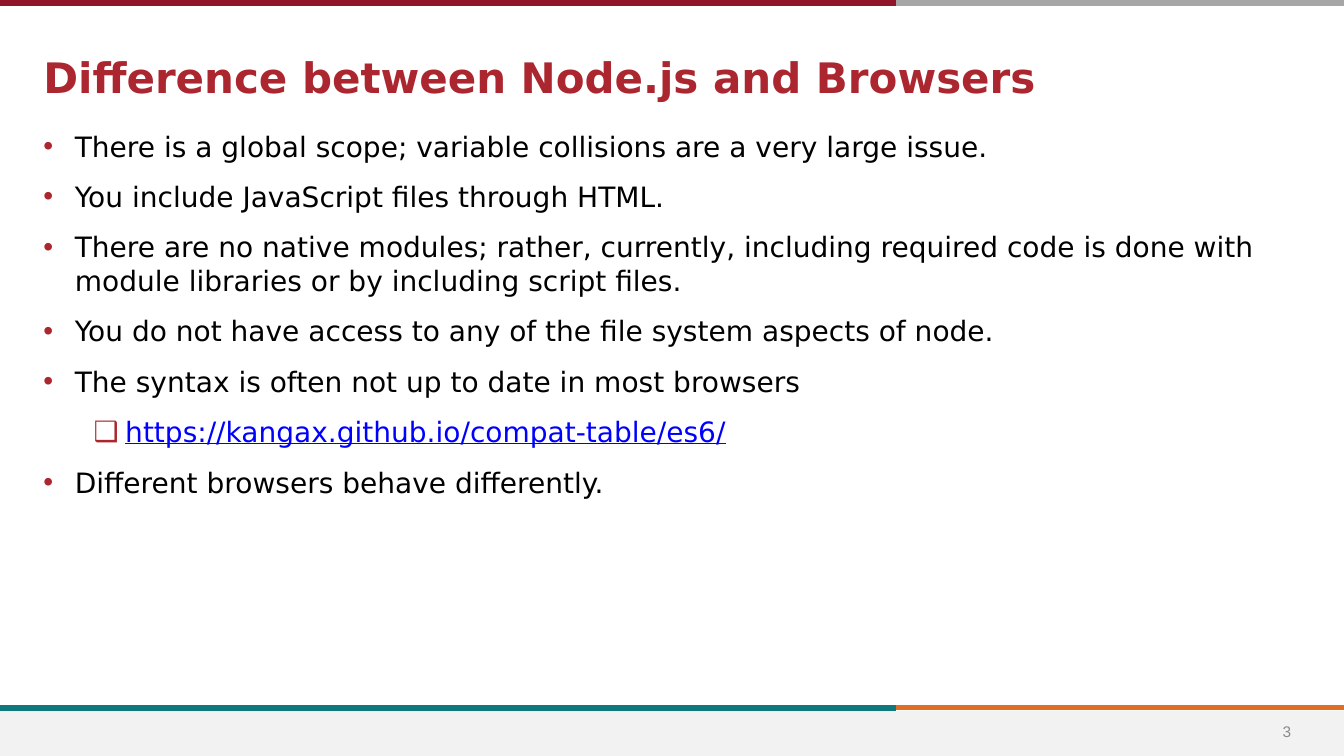
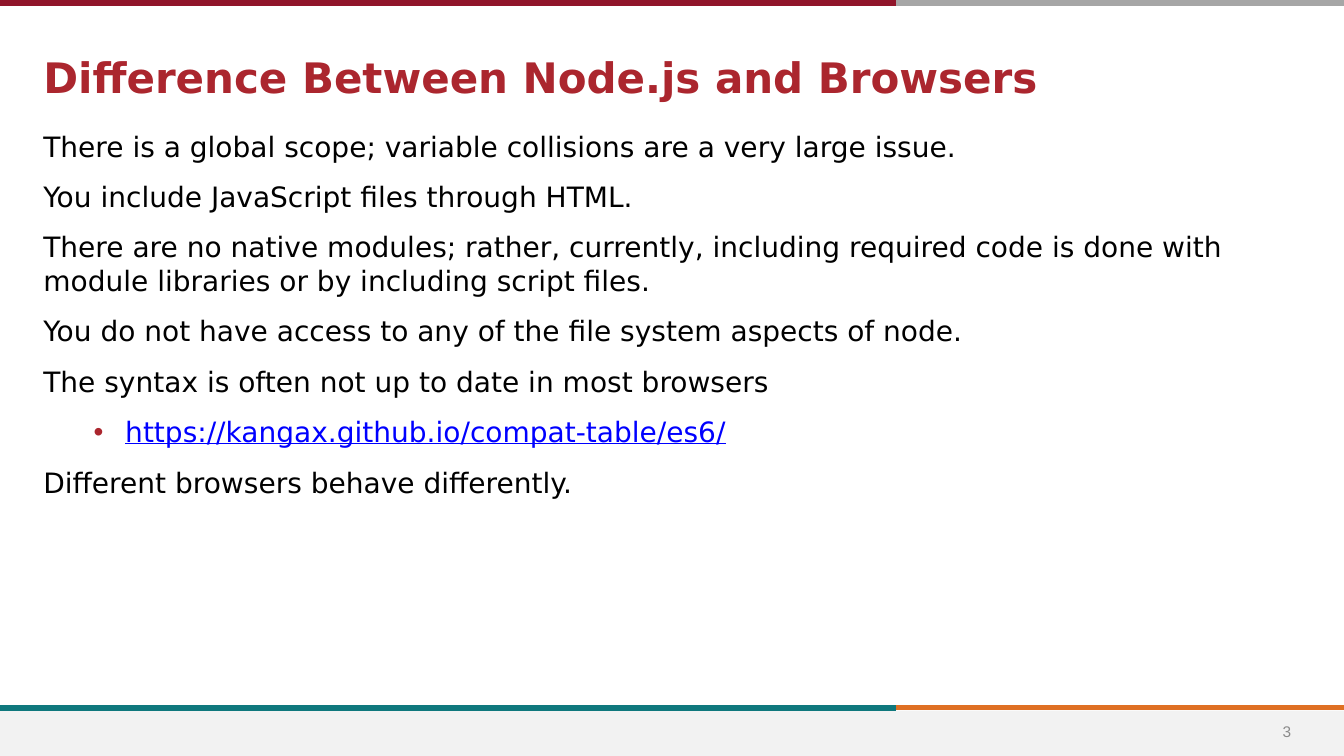
Before and after one commit to stevens-cs546-cs554/CS-546, a slide deck: slide 3 of lecture_09/Frontend JavaScript and Client-Side Form Validation.pptx. Drawn at 1344x756 pixels with LibreOffice and Linux fonts; fonts in the diff are those of the drawing; background and template pictures are left out. Boxes give left, top, right and bottom in pixels: in the first picture for what was removed or moved away, otherwise in the second. Text is boxed around its words. In the diff, an @@ line names an element or a change of style, - is before the commit and + after.

```diff
--- a/lecture_09/Frontend JavaScript and Client-Side Form Validation.pptx
+++ b/lecture_09/Frontend JavaScript and Client-Side Form Validation.pptx
@@ title at [43, 61, 1037, 102]: text changed @@
-Difference between Node.js and Browsers
+Difference Between Node.js and Browsers
@@ text "There is a global scope; ..." at [43, 135, 1221, 499]: bullet • to none; bullet ❑ to • @@
```
Also in this commit, not shown: 20 other slides changed, 1 slide added, 26 other files.
